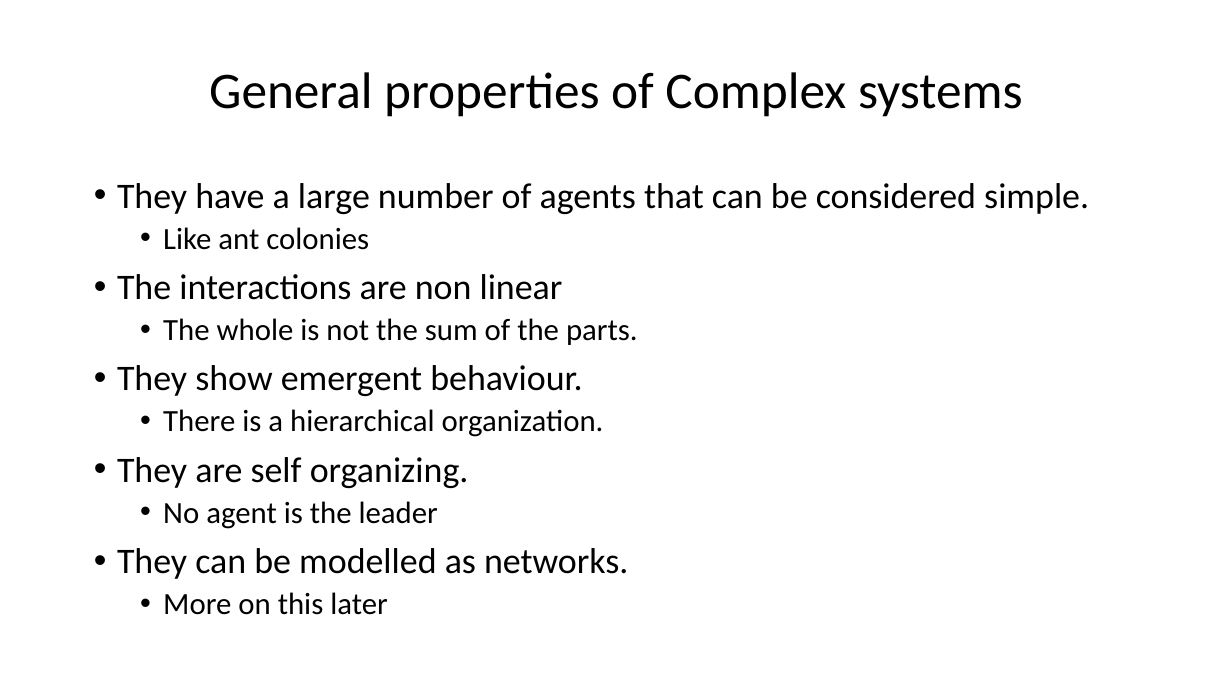
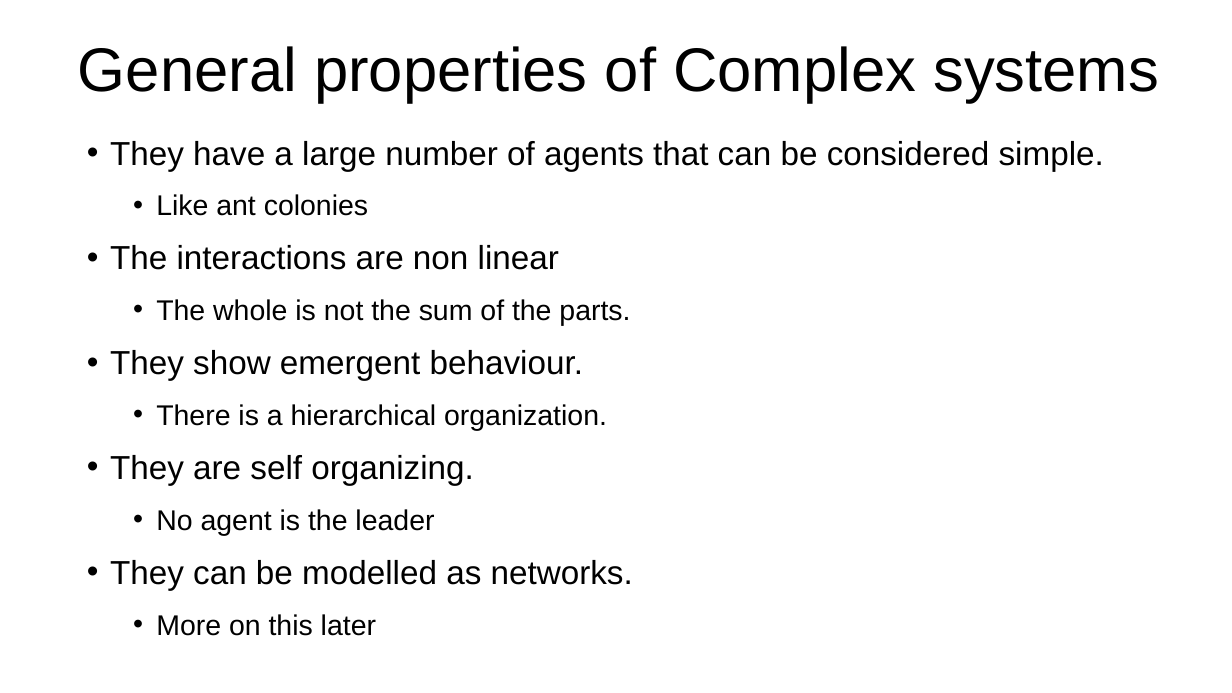
Before and after one commit to VenkiPhy6/seminar-thirdsem, a slide deck: slide 5 of A Primer to Complex Diseases.pptx. Drawn at 1232x693 pixels with LibreOffice and Linux fonts; fonts in the diff are those of the drawing. Boxes give left, top, right and bottom in pixels: in the first picture for what was removed or moved away, otherwise in the second. Text is boxed around its words. In the diff, an @@ line names an element or a change of style, - is before the commit and + after.

```diff
--- a/A Primer to Complex Diseases.pptx
+++ b/A Primer to Complex Diseases.pptx
@@ text "General properties of Complex systems": place and size @@
-text "General properties of Complex systems" at box(209, 72, 1023, 117)
+text "General properties of Complex systems" at box(78, 46, 1159, 103)
@@ text "General properties of Complex systems" at box(78, 46, 1159, 103): size 40 to 48 pt, font Calibri to Arial @@
@@ text "They have a large number ...": place and size @@
-text "They have a large number ..." at box(117, 183, 1089, 615)
+text "They have a large number ..." at box(110, 141, 1104, 636)
@@ text "They have a large number ..." at box(110, 141, 1104, 636): size 28 to 25.9 pt in "They have a large number of agents ...", "The interactions are non linear", "They show emergent behaviour.", "They are self organizing." and 1 more places; font Calibri to Arial; size 24 to 22.2 pt in "Like ant colonies", "The whole is not the sum of ...", "There is a hierarchical organization.", "No agent is the leader" and 1 more places; line spacing 0.9 to 1; more space between paragraphs @@
```
Also in this commit, not shown: 7 other slides changed, 10 slides added, 2 slides removed, 8 other files.
